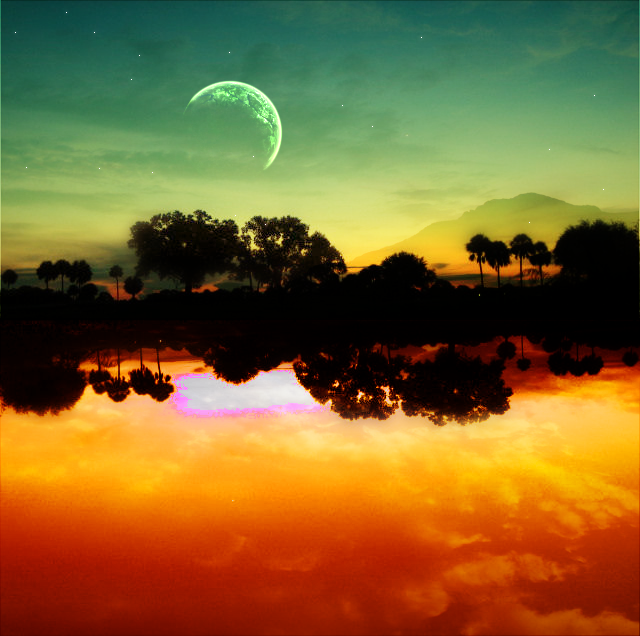
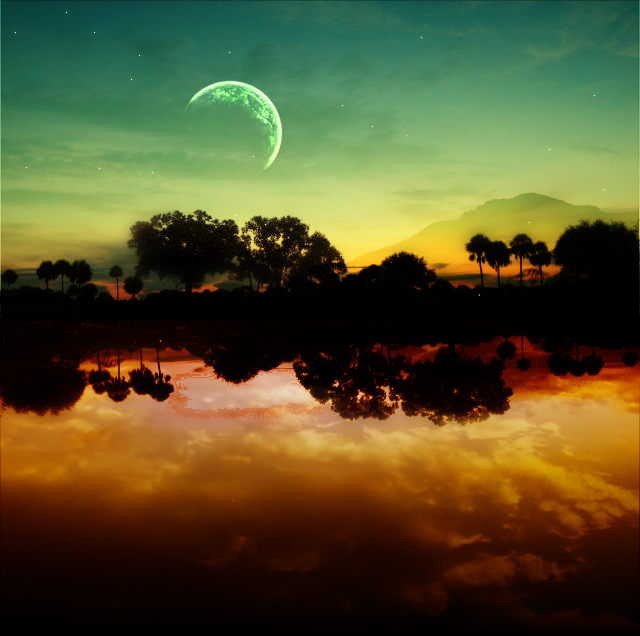
Layers edited between the first and the second 640 × 636 image:
painted on "Sky Gaussian 20 opacity50" over [0, 331, 640, 636]
painted on "Background" over [0, 331, 640, 636]
